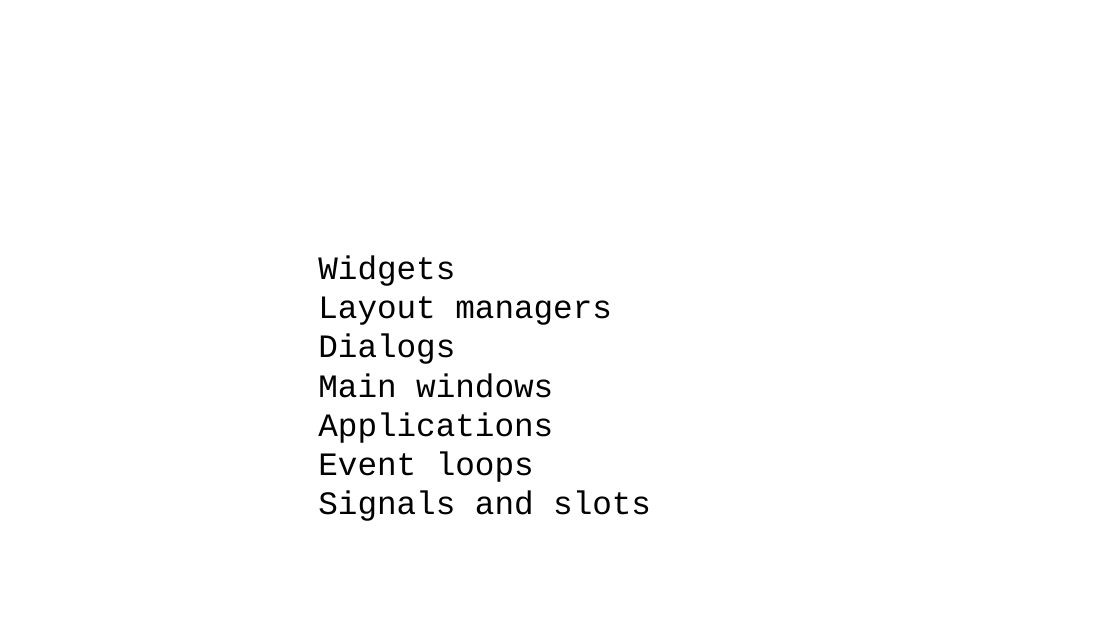
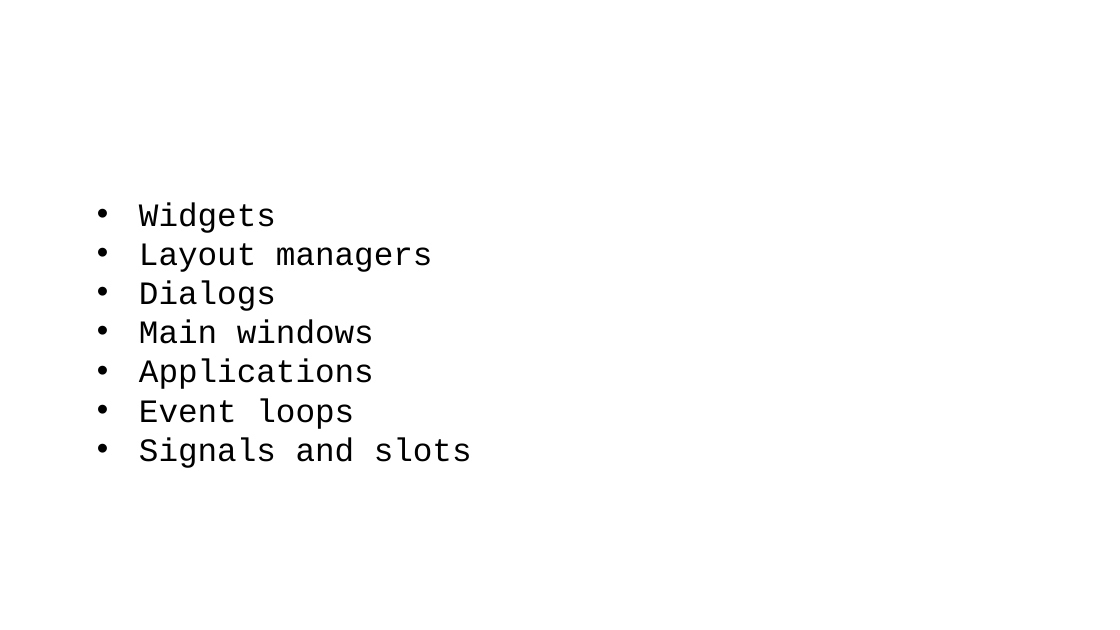
Before and after one commit to mmaleki92/python_teaching, a slide deck: slide 12 of gui/pyqt_start.pptx. Drawn at 1120x630 pixels with LibreOffice and Linux fonts; fonts in the diff are those of the drawing. Boxes give left, top, right and bottom in pixels: in the first picture for what was removed or moved away, otherwise in the second. Text is boxed around its words. In the diff, an @@ line names an element or a change of style, - is before the commit and + after.

```diff
--- a/gui/pyqt_start.pptx
+++ b/gui/pyqt_start.pptx
@@ text "Widgets": place and size @@
-text "Widgets" at <box>318,255,651,521</box>
+text "Widgets" at <box>139,202,472,468</box>
@@ text "Widgets" at <box>139,202,472,468</box>: bullet none to • @@
```
Also in this commit, not shown: 4 other slides changed, 2 slides added, 2 slides removed, 2 other files.
